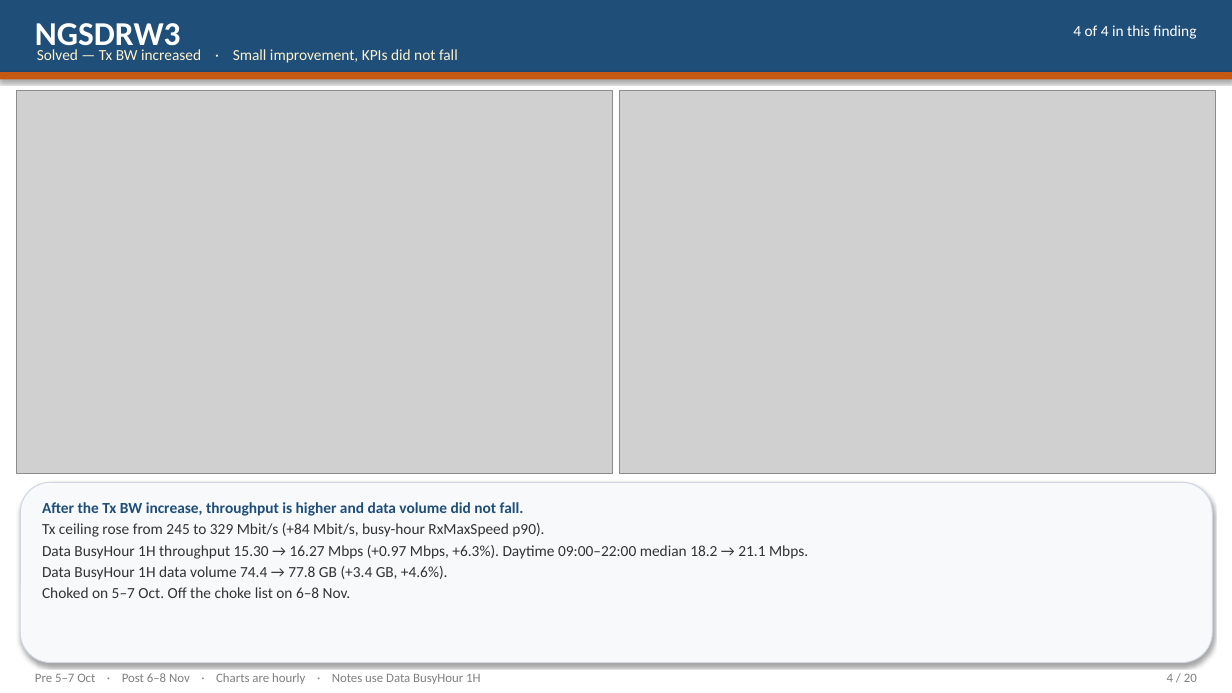
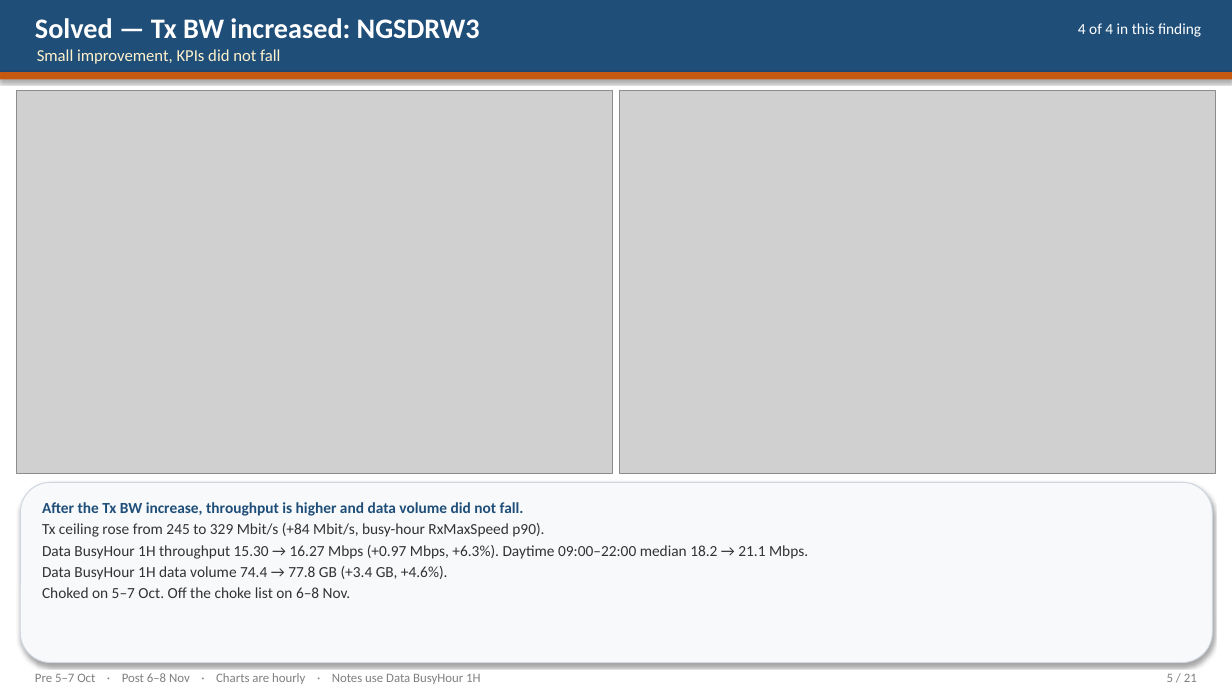
Before and after one commit to miles4482/Transport-Network-KPI-Check, a slide deck: slide 5 of Comparison_v1_Findings_5Oct_vs_6Nov.pptx (slide 4 before the commit). Drawn at 1232x693 pixels with LibreOffice and Linux fonts; fonts in the diff are those of the drawing; grey boxes stand for pictures. Boxes give left, top, right and bottom in pixels: in the first picture for what was removed or moved away, otherwise in the second. Text is boxed around its words. In the diff, an @@ line names an element or a change of style, - is before the commit and + after.

```diff
--- a/Comparison_v1_Findings_5Oct_vs_6Nov.pptx
+++ b/Comparison_v1_Findings_5Oct_vs_6Nov.pptx
@@ text at (35, 18, 480, 38): text changed; size 26 to 22 pt @@
-NGSDRW3
+Solved — Tx BW increased: NGSDRW3
@@ text "4 of 4 in this ...": place and size @@
-text "4 of 4 in this ..." at (1073, 25, 1196, 39)
+text "4 of 4 in this ..." at (1078, 23, 1201, 37)
@@ text at (37, 49, 280, 64): text changed; size 12 to 13 pt @@
-Solved — Tx BW increased · Small improvement, KPIs did not fall
+Small improvement, KPIs did not fall
@@ text at (1167, 674, 1197, 682): text changed @@
-4 / 20
+5 / 21
```
Also in this commit, not shown: 19 other slides changed, 1 slide added, 1 other file.
